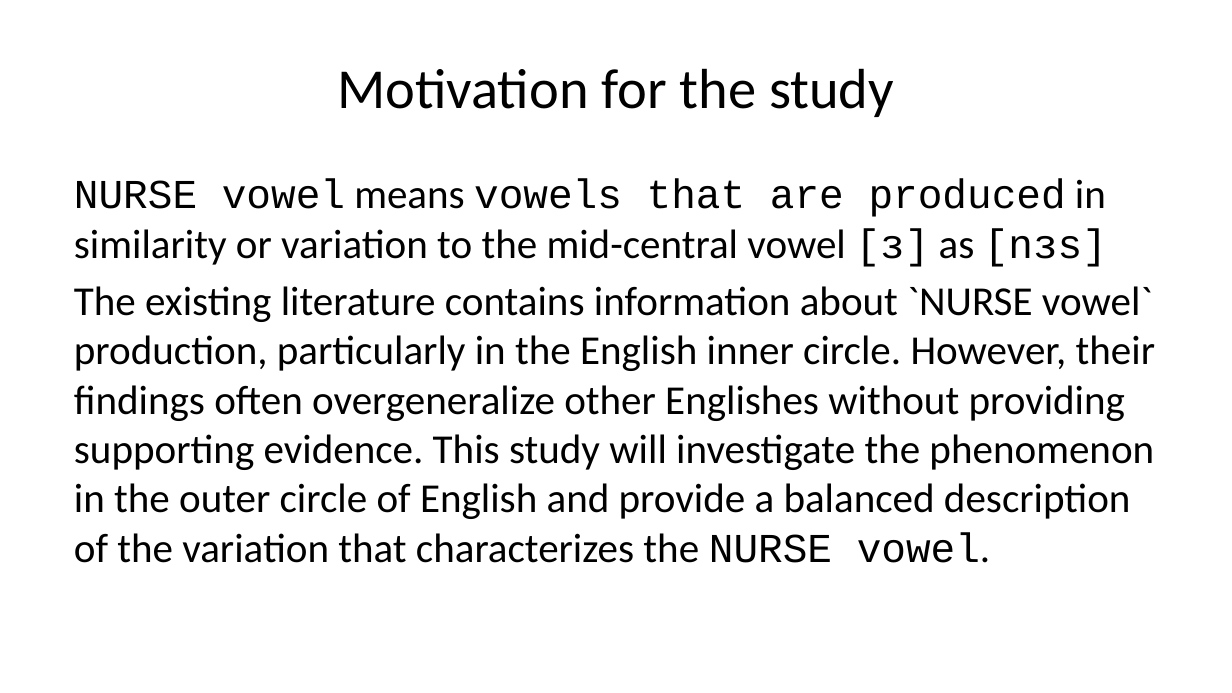
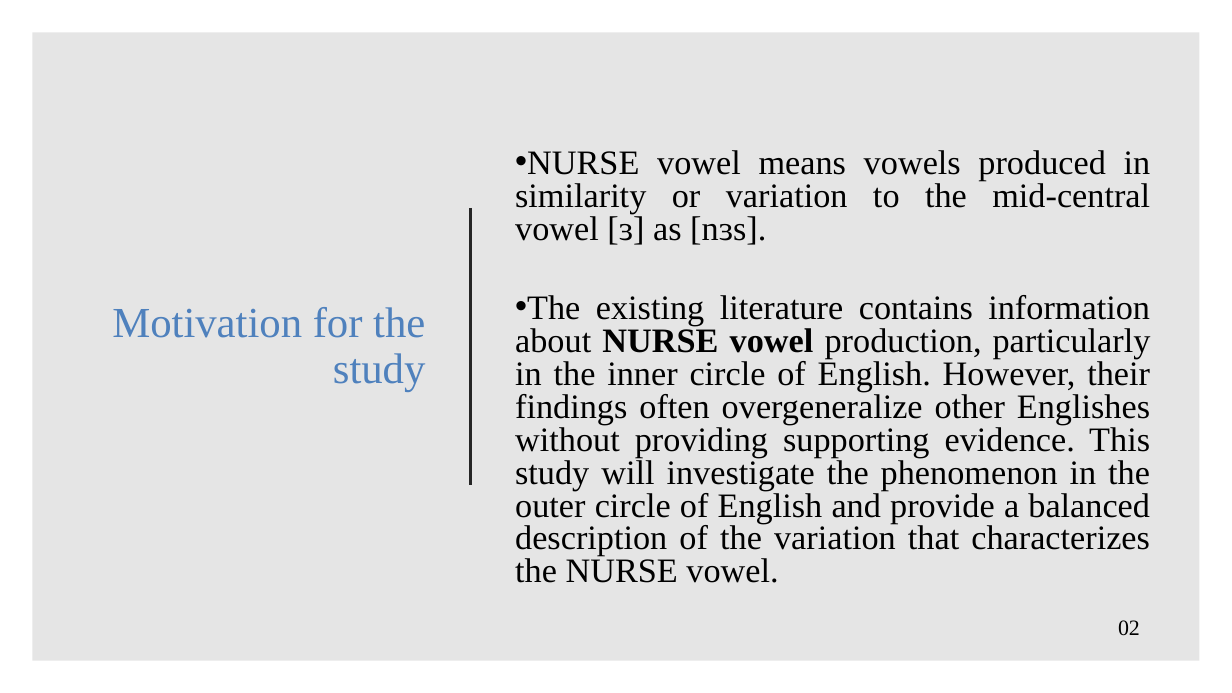
Before and after one commit to ClassOrg-Data-Sci-2024/Computational-mapping-of-NURSE-vowels-in-NE, a slide deck: slide 2 of Presentation.pptx. Drawn at 1232x693 pixels with LibreOffice and Linux fonts; fonts in the diff are those of the drawing. Boxes give left, top, right and bottom in pixels: in the first picture for what was removed or moved away, otherwise in the second. Text is boxed around its words. In the diff, an @@ line names an element or a change of style, - is before the commit and + after.

```diff
--- a/Presentation.pptx
+++ b/Presentation.pptx
@@ rectangle added at (x1=32, y1=32, x2=1199, y2=660), fill #000000 at 10% opacity @@
@@ title "Motivation for the study" moved from (x1=337, y1=68, x2=894, y2=117) to (x1=112, y1=307, x2=426, y2=391) @@
@@ title "Motivation for the study" at (x1=112, y1=307, x2=426, y2=391): size 33 to 25 pt, font Calibri to Times New Roman, text colour #000000 to #4F81BD; alignment centre to right; line spacing 1 to 0.9 @@
@@ text "NURSE vowel means vowels produced ..." at (x1=515, y1=150, x2=1151, y2=583): vertical alignment top to bottom @@
@@ text at (x1=515, y1=150, x2=1151, y2=583): text changed; size 24 to 20 pt; font Calibri to Times New Roman @@
-NURSE vowel means vowels that are produced in similarity or variation to the mid-central vowel [ɜ] as [nɜs]
-The existing literature contains information about `NURSE vowel` production, particularly in the English inner circle. However, their findings often overgeneralize other Englishes without providing supporting evidence. This study will investigate the phenomenon in the outer circle of English and provide a balanced description of the variation that characterizes the NURSE vowel.
+• NURSE vowel means vowels produced in similarity or variation to the mid-central vowel [ɜ] as [nɜs].
+• The existing literature contains information about NURSE vowel production, particularly in the inner circle of English. However, their findings often overgeneralize other Englishes without providing supporting evidence. This study will investigate the phenomenon in the outer circle of English and provide a balanced description of the variation that characterizes the NURSE vowel.
@@ line added from (471, 208) to (471, 485), #262626 1.5 pt @@
@@ text added at (x1=1118, y1=620, x2=1140, y2=636), 12.8 pt, text #000000 @@
+02
```
Also in this commit, not shown: 22 other slides changed, 1 slide added, 6 slides removed.
